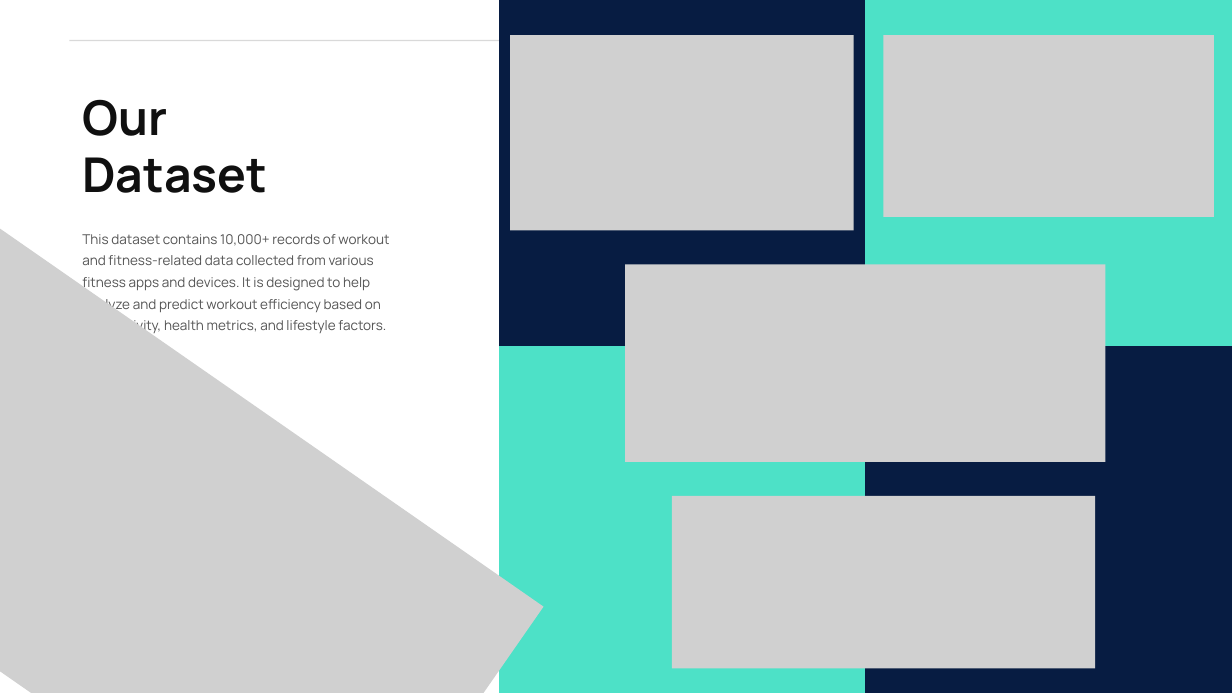
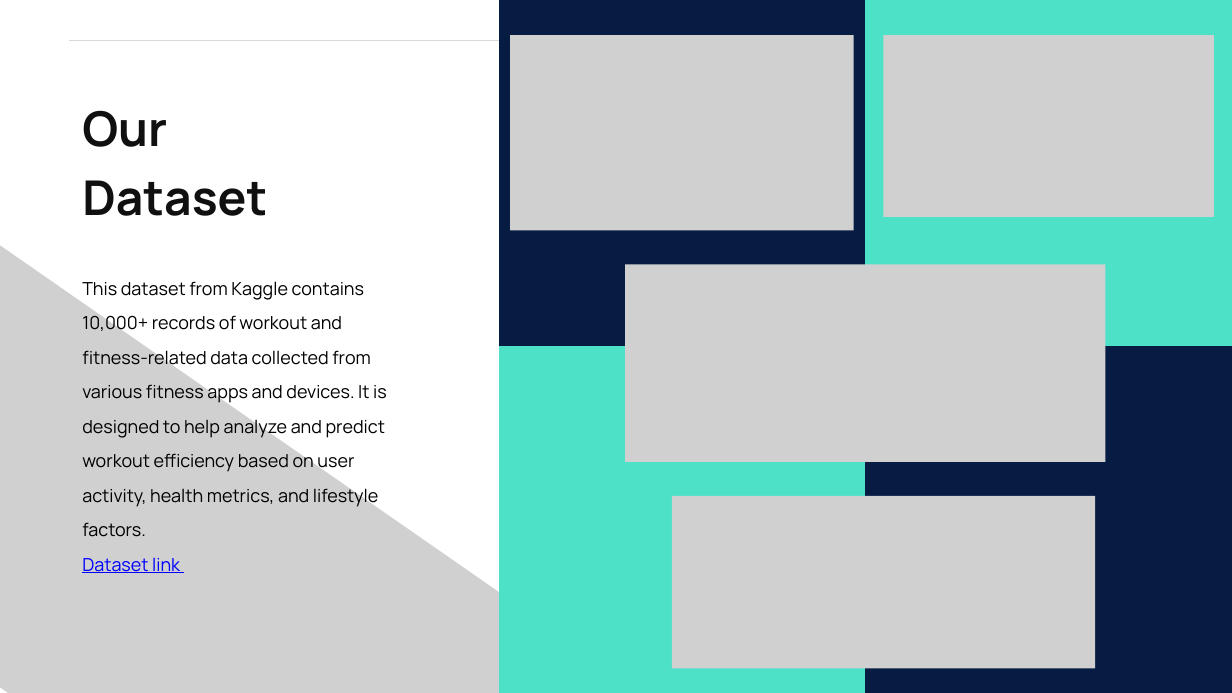
Before and after one commit to luis-gMon/team_galileo, a slide deck: slide 4 of Data-Driven Personalized Workout Optimization System.pptx (slide 3 before the commit). Drawn at 1232x693 pixels with LibreOffice and Linux fonts; fonts in the diff are those of the drawing; grey boxes stand for pictures. Boxes give left, top, right and bottom in pixels: in the first picture for what was removed or moved away, otherwise in the second. Text is boxed around its words. In the diff, an @@ line names an element or a change of style, - is before the commit and + after.

```diff
--- a/Data-Driven Personalized Workout Optimization System.pptx
+++ b/Data-Driven Personalized Workout Optimization System.pptx
@@ text "Our Dataset" at (82, 110, 267, 216): line spacing 67.2pt to 1.2 @@
@@ picture: place and size @@
-picture at (0, 69, 544, 693)
+picture at (0, 104, 568, 693)
@@ text at (82, 281, 387, 573): text changed; size 15.9 to 21 pt; text colour #545454 to #000000 @@
-This dataset contains 10,000+ records of workout and fitness-related data collected from various fitness apps and devices. It is designed to help analyze and predict workout efficiency based on user activity, health metrics, and lifestyle factors.
+This dataset from Kaggle contains 10,000+ records of workout and fitness-related data collected from various fitness apps and devices. It is designed to help analyze and predict workout efficiency based on user activity, health metrics, and lifestyle factors.
+Dataset link
```
Also in this commit, not shown: 4 other slides changed, 26 slides added, 12 slides removed.
